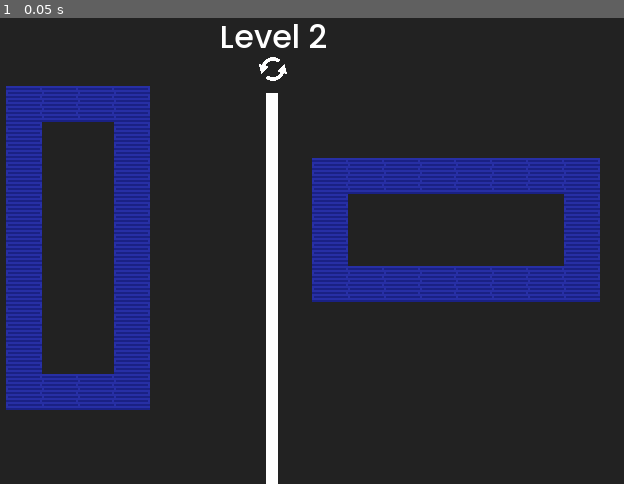
Above: before the commit, frame 1.
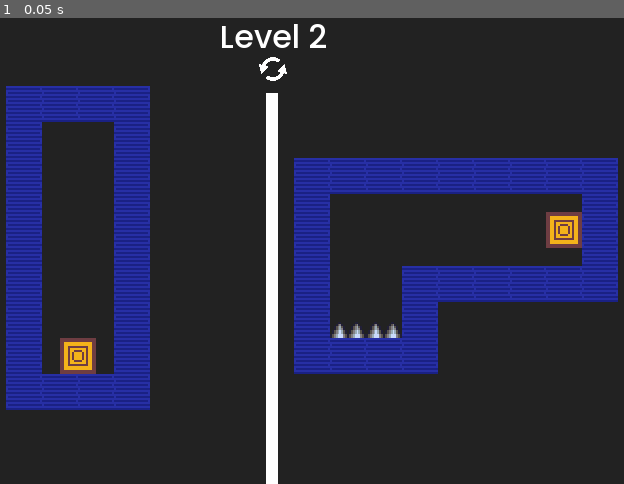
Above: after the commit, the same moment.

Repository: FamilyKiddo24/Dual-Push
Game: Godot game, scene res://Level2.tscn
Same seed, same stepped clock (60 frames per second), same inputs: the game is played once before the commit and once after it. This scene is started directly instead of the project's main scene.
Inputs:
- Up to frame 1 (0.05 s): no input

The runs differ from the first frame. In frame 1, 7.5% of the frame differs, in the area x 9-100%, y 30-77%.

Commit message:
v0.0.5.5 Dual Push (2024-08-05) Part 1

Diff:
--- a/Dual Push/Level2.tscn
+++ b/Dual Push/Level2.tscn
@@ -6,6 +6,9 @@
 [ext_resource path="res://TextureButton.gd" type="Script" id=4]
 [ext_resource path="res://RestartButton.png" type="Texture" id=5]
 [ext_resource path="res://EdgeScripts.gd" type="Script" id=6]
+[ext_resource path="res://RedEndPoint.tscn" type="PackedScene" id=7]
+[ext_resource path="res://BlueEndPoint.tscn" type="PackedScene" id=8]
+[ext_resource path="res://Spikes.tscn" type="PackedScene" id=9]
 
 [sub_resource type="DynamicFont" id=1]
 font_data = ExtResource( 1 )
@@ -116,64 +119,82 @@
 position = Vector2( 81, 63 )
 
 [node name="Wall23" parent="." instance=ExtResource( 2 )]
-position = Vector2( 252, 81 )
+position = Vector2( 243, 81 )
 
 [node name="Wall24" parent="." instance=ExtResource( 2 )]
-position = Vector2( 270, 81 )
+position = Vector2( 261, 81 )
 
 [node name="Wall25" parent="." instance=ExtResource( 2 )]
-position = Vector2( 288, 81 )
+position = Vector2( 279, 81 )
 
 [node name="Wall26" parent="." instance=ExtResource( 2 )]
-position = Vector2( 306, 81 )
+position = Vector2( 297, 81 )
 
 [node name="Wall27" parent="." instance=ExtResource( 2 )]
-position = Vector2( 324, 81 )
+position = Vector2( 315, 81 )
 
 [node name="Wall28" parent="." instance=ExtResource( 2 )]
-position = Vector2( 342, 81 )
+position = Vector2( 333, 81 )
+
+[node name="Wall47" parent="." instance=ExtResource( 2 )]
+position = Vector2( 351, 81 )
 
 [node name="Wall29" parent="." instance=ExtResource( 2 )]
-position = Vector2( 360, 81 )
+position = Vector2( 369, 81 )
 
 [node name="Wall30" parent="." instance=ExtResource( 2 )]
-position = Vector2( 360, 99 )
+position = Vector2( 369, 99 )
 
 [node name="Wall31" parent="." instance=ExtResource( 2 )]
-position = Vector2( 360, 117 )
+position = Vector2( 369, 117 )
 
 [node name="Wall32" parent="." instance=ExtResource( 2 )]
-position = Vector2( 360, 135 )
+position = Vector2( 369, 135 )
 
 [node name="Wall33" parent="." instance=ExtResource( 2 )]
-position = Vector2( 342, 135 )
+position = Vector2( 351, 135 )
 
 [node name="Wall34" parent="." instance=ExtResource( 2 )]
-position = Vector2( 324, 135 )
+position = Vector2( 333, 135 )
 
 [node name="Wall35" parent="." instance=ExtResource( 2 )]
-position = Vector2( 306, 135 )
+position = Vector2( 315, 135 )
 
 [node name="Wall36" parent="." instance=ExtResource( 2 )]
-position = Vector2( 288, 135 )
+position = Vector2( 297, 135 )
 
 [node name="Wall37" parent="." instance=ExtResource( 2 )]
-position = Vector2( 270, 135 )
+position = Vector2( 279, 135 )
 
 [node name="Wall38" parent="." instance=ExtResource( 2 )]
-position = Vector2( 252, 135 )
+position = Vector2( 225, 153 )
+
+[node name="Wall43" parent="." instance=ExtResource( 2 )]
+position = Vector2( 279, 153 )
+
+[node name="Wall44" parent="." instance=ExtResource( 2 )]
+position = Vector2( 225, 171 )
+
+[node name="Wall45" parent="." instance=ExtResource( 2 )]
+position = Vector2( 261, 171 )
+
+[node name="Wall48" parent="." instance=ExtResource( 2 )]
+position = Vector2( 243, 171 )
+
+[node name="Wall46" parent="." instance=ExtResource( 2 )]
+position = Vector2( 279, 171 )
 
 [node name="Wall39" parent="." instance=ExtResource( 2 )]
-position = Vector2( 234, 135 )
+position = Vector2( 225, 135 )
 
 [node name="Wall40" parent="." instance=ExtResource( 2 )]
-position = Vector2( 234, 117 )
+position = Vector2( 225, 117 )
 
 [node name="Wall41" parent="." instance=ExtResource( 2 )]
-position = Vector2( 234, 99 )
+position = Vector2( 225, 99 )
 
 [node name="Wall42" parent="." instance=ExtResource( 2 )]
-position = Vector2( 234, 81 )
+position = Vector2( 225, 81 )
 
 [node name="EdgeUp" type="Area2D" parent="."]
 
@@ -201,4 +222,16 @@
 rotation = 1.5708
 shape = SubResource( 4 )
 
+[node name="Spikes" parent="." instance=ExtResource( 9 )]
+position = Vector2( 243, 153 )
+
+[node name="Spikes2" parent="." instance=ExtResource( 9 )]
+position = Vector2( 261, 153 )
+
+[node name="RedEndPoint" parent="." instance=ExtResource( 7 )]
+position = Vector2( 108, 171 )
+
+[node name="BlueEndPoint" parent="." instance=ExtResource( 8 )]
+position = Vector2( 351, 108 )
+
 [connection signal="pressed" from="TextureButton" to="TextureButton" method="_on_TextureButton_pressed"]
--- /dev/null
+++ b/Dual Push/Level3.tscn
@@ -0,0 +1,211 @@
+[gd_scene load_steps=10 format=2]
+
+[ext_resource path="res://Spikes.tscn" type="PackedScene" id=1]
+[ext_resource path="res://Line.tscn" type="PackedScene" id=2]
+[ext_resource path="res://Wall.tscn" type="PackedScene" id=3]
+[ext_resource path="res://Poppins-Medium.ttf" type="DynamicFontData" id=4]
+[ext_resource path="res://EdgeScripts.gd" type="Script" id=5]
+[ext_resource path="res://TextureButton.gd" type="Script" id=6]
+[ext_resource path="res://RestartButton.png" type="Texture" id=7]
+[ext_resource path="res://RedEndPoint.tscn" type="PackedScene" id=8]
+
+[sub_resource type="DynamicFont" id=1]
+font_data = ExtResource( 4 )
+
+[node name="Level3" type="Node2D"]
+
+[node name="EdgeScripts" type="Node" parent="."]
+script = ExtResource( 5 )
+
+[node name="Background" type="ColorRect" parent="."]
+margin_left = -9.0
+margin_right = 409.0
+margin_bottom = 238.0
+color = Color( 0.137255, 0.137255, 0.137255, 1 )
+
+[node name="Line" parent="." instance=ExtResource( 2 )]
+position = Vector2( 205, 179 )
+scale = Vector2( 0.479999, 2.28 )
+
+[node name="Label" type="Label" parent="."]
+margin_left = 179.0
+margin_right = 233.0
+margin_bottom = 23.0
+custom_fonts/font = SubResource( 1 )
+text = "Level 3"
+
+[node name="TextureButton" type="TextureButton" parent="."]
+margin_left = 198.0
+margin_top = 20.0
+margin_right = 213.0
+margin_bottom = 35.0
+texture_normal = ExtResource( 7 )
+expand = true
+script = ExtResource( 6 )
+
+[node name="Wall" parent="." instance=ExtResource( 3 )]
+position = Vector2( 81, 72 )
+
+[node name="Wall2" parent="." instance=ExtResource( 3 )]
+position = Vector2( 81, 54 )
+
+[node name="Wall3" parent="." instance=ExtResource( 3 )]
+position = Vector2( 99, 54 )
+
+[node name="Wall4" parent="." instance=ExtResource( 3 )]
+position = Vector2( 117, 54 )
+
+[node name="Wall5" parent="." instance=ExtResource( 3 )]
+position = Vector2( 135, 54 )
+
+[node name="Wall6" parent="." instance=ExtResource( 3 )]
+position = Vector2( 135, 72 )
+
+[node name="Wall7" parent="." instance=ExtResource( 3 )]
+position = Vector2( 135, 90 )
+
+[node name="Wall8" parent="." instance=ExtResource( 3 )]
+position = Vector2( 81, 90 )
+
+[node name="Wall9" parent="." instance=ExtResource( 3 )]
+position = Vector2( 81, 108 )
+
+[node name="Wall10" parent="." instance=ExtResource( 3 )]
+position = Vector2( 135, 108 )
+
+[node name="Wall11" parent="." instance=ExtResource( 3 )]
+position = Vector2( 81, 126 )
+
+[node name="Wall16" parent="." instance=ExtResource( 3 )]
+position = Vector2( 81, 144 )
+
+[node name="Wall17" parent="." instance=ExtResource( 3 )]
+position = Vector2( 81, 162 )
+
+[node name="Wall18" parent="." instance=ExtResource( 3 )]
+position = Vector2( 81, 180 )
+
+[node name="Wall19" parent="." instance=ExtResource( 3 )]
+position = Vector2( 99, 180 )
+
+[node name="Wall20" parent="." instance=ExtResource( 3 )]
+position = Vector2( 117, 180 )
+rotation = 3.14159
+
+[node name="Wall12" parent="." instance=ExtResource( 3 )]
+position = Vector2( 135, 126 )
+
+[node name="Wall13" parent="." instance=ExtResource( 3 )]
+position = Vector2( 135, 144 )
+
+[node name="Wall14" parent="." instance=ExtResource( 3 )]
+position = Vector2( 135, 162 )
+
+[node name="Wall15" parent="." instance=ExtResource( 3 )]
+position = Vector2( 135, 180 )
+
+[node name="Wall21" parent="." instance=ExtResource( 3 )]
+position = Vector2( 252, 54 )
+
+[node name="Wall22" parent="." instance=ExtResource( 3 )]
+position = Vector2( 252, 72 )
+
+[node name="Wall23" parent="." instance=ExtResource( 3 )]
+position = Vector2( 252, 90 )
+
+[node name="Wall24" parent="." instance=ExtResource( 3 )]
+position = Vector2( 252, 108 )
+
+[node name="Wall25" parent="." instance=ExtResource( 3 )]
+position = Vector2( 252, 126 )
+
+[node name="Wall26" parent="." instance=ExtResource( 3 )]
+position = Vector2( 252, 144 )
+
+[node name="Wall27" parent="." instance=ExtResource( 3 )]
+position = Vector2( 252, 162 )
+
+[node name="Wall28" parent="." instance=ExtResource( 3 )]
+position = Vector2( 252, 180 )
+
+[node name="Wall29" parent="." instance=ExtResource( 3 )]
+position = Vector2( 288, 180 )
+
+[node name="Wall49" parent="." instance=ExtResource( 3 )]
+position = Vector2( 270, 180 )
+
+[node name="Wall30" parent="." instance=ExtResource( 3 )]
+position = Vector2( 306, 180 )
+
+[node name="Wall31" parent="." instance=ExtResource( 3 )]
+position = Vector2( 324, 180 )
+
+[node name="Wall32" parent="." instance=ExtResource( 3 )]
+position = Vector2( 324, 162 )
+
+[node name="Wall33" parent="." instance=ExtResource( 3 )]
+position = Vector2( 324, 144 )
+
+[node name="Wall34" parent="." instance=ExtResource( 3 )]
+position = Vector2( 324, 126 )
+
+[node name="Wall35" parent="." instance=ExtResource( 3 )]
+position = Vector2( 324, 108 )
+
+[node name="Wall36" parent="." instance=ExtResource( 3 )]
+position = Vector2( 342, 90 )
+
+[node name="Wall37" parent="." instance=ExtResource( 3 )]
+position = Vector2( 360, 90 )
+
+[node name="Wall38" parent="." instance=ExtResource( 3 )]
+position = Vector2( 324, 90 )
+
+[node name="Wall39" parent="." instance=ExtResource( 3 )]
+position = Vector2( 378, 90 )
+
+[node name="Wall40" parent="." instance=ExtResource( 3 )]
+position = Vector2( 378, 72 )
+
+[node name="Wall41" parent="." instance=ExtResource( 3 )]
+position = Vector2( 378, 54 )
+
+[node name="Wall42" parent="." instance=ExtResource( 3 )]
+position = Vector2( 378, 36 )
+
+[node name="Wall43" parent="." instance=ExtResource( 3 )]
+position = Vector2( 360, 36 )
+
+[node name="Wall44" parent="." instance=ExtResource( 3 )]
+position = Vector2( 342, 36 )
+
+[node name="Wall45" parent="." instance=ExtResource( 3 )]
+position = Vector2( 306, 36 )
+
+[node name="Wall48" parent="." instance=ExtResource( 3 )]
+position = Vector2( 324, 36 )
+
+[node name="Wall46" parent="." instance=ExtResource( 3 )]
+position = Vector2( 288, 36 )
+
+[node name="Wall47" parent="." instance=ExtResource( 3 )]
+position = Vector2( 270, 36 )
+
+[node name="Wall50" parent="." instance=ExtResource( 3 )]
+position = Vector2( 252, 36 )
+
+[node name="RedEndPoint" parent="Wall50" instance=ExtResource( 8 )]
+position = Vector2( 108, 27 )
+
+[node name="Spikes" parent="." instance=ExtResource( 1 )]
+position = Vector2( 99, 72 )
+rotation = -3.14159
+
+[node name="Spikes2" parent="." instance=ExtResource( 1 )]
+position = Vector2( 117, 72 )
+rotation = -3.14159
+
+[node name="RedEndPoint" parent="." instance=ExtResource( 8 )]
+position = Vector2( 108, 162 )
+
+[connection signal="pressed" from="TextureButton" to="TextureButton" method="_on_TextureButton_pressed"]
--- /dev/null
+++ b/Dual Push/Spikes.gd
@@ -0,0 +1,5 @@
+extends Area2D
+
+func _on_Spikes_body_entered(body):
+	if body.is_in_group('Box') or body.is_in_group('Players'):
+		get_tree().reload_current_scene()
--- /dev/null
+++ b/Dual Push/Spikes.tscn
@@ -0,0 +1,17 @@
+[gd_scene load_steps=3 format=2]
+
+[ext_resource path="res://Spikes.gd" type="Script" id=1]
+[ext_resource path="res://Spikes.png" type="Texture" id=2]
+
+[node name="Spikes" type="Area2D"]
+script = ExtResource( 1 )
+
+[node name="Sprite" type="Sprite" parent="."]
+position = Vector2( -2.98023e-08, -0.25 )
+scale = Vector2( 0.947368, 0.973684 )
+texture = ExtResource( 2 )
+
+[node name="CollisionPolygon2D" type="CollisionPolygon2D" parent="."]
+polygon = PoolVector2Array( -9, 9, -9, 9, -9, 7, -8, 7, -8, 5, -7, 5, -7, 3, -6, 3, -6, 2, -5, 2, -3, 2, 6, 2, 6, 3, 7, 3, 7, 5, 8, 5, 8, 7, 9, 7, 9, 9 )
+
+[connection signal="body_entered" from="." to="." method="_on_Spikes_body_entered"]
Not shown: 1 places in Dual Push/Level2.tscn that only renumber resources
Binary file added: Dual Push/Spikes.png
Not shown, added: Dual Push/Spikes.png.import
